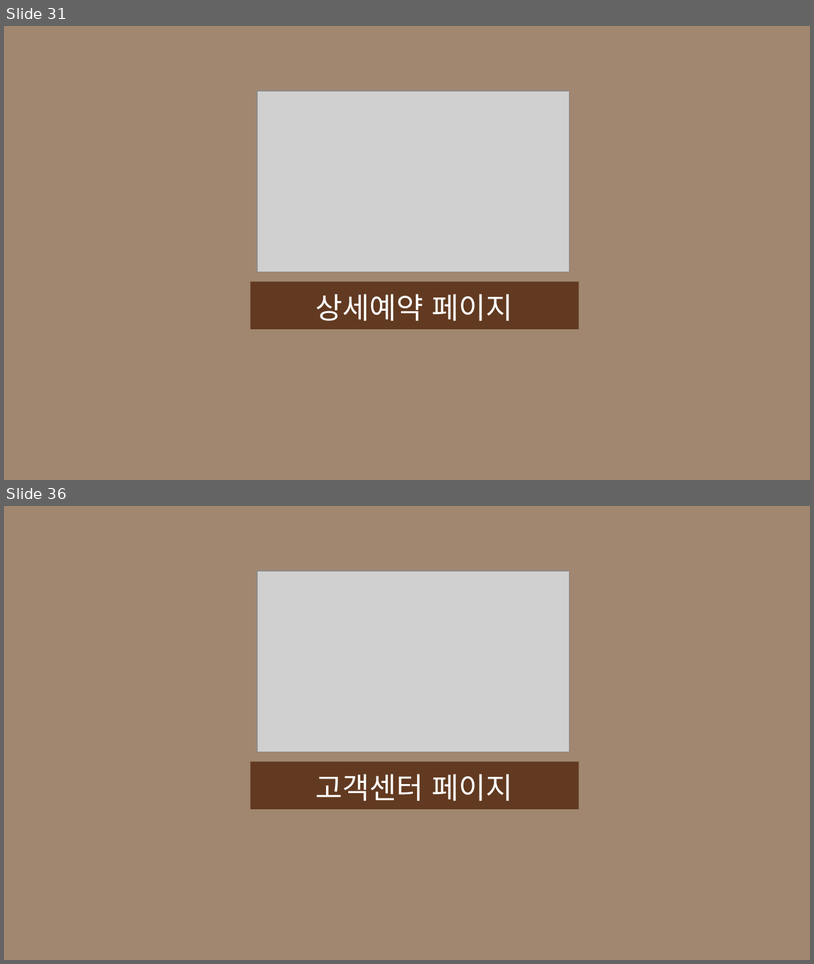
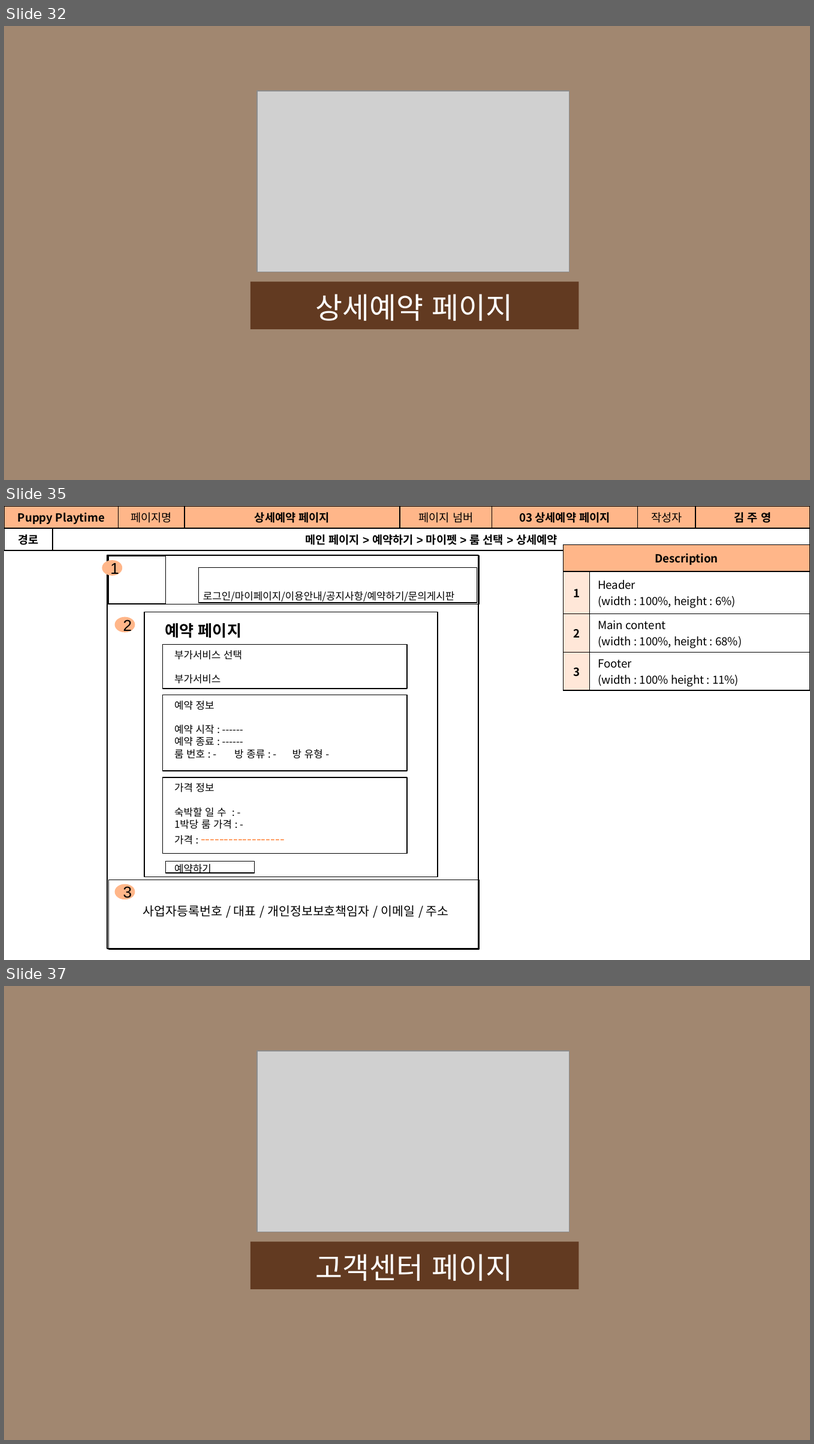
Before and after one commit to Jogging-Kim-Chaebak/PuppyPlaytime, a slide deck: 프로젝트 산출물/9. 스토리보드/Puppy Playtime 사용자 스토리보드.pptx. Shown one above the other, each under a label of ours: slides 31 and 36 before the commit, slides 32, 35 and 37 after it; the slides between them are not shown. The pictures are 814x964 and 814x1444 pixels, drawn with LibreOffice and Linux fonts; fonts in the diff are those of the drawing; grey boxes stand for pictures. Boxes give left, top, right and bottom in pixels: in the first picture for what was removed or moved away, otherwise in the second. Text is boxed around its words. In the diff, an @@ line names an element or a change of style, - is before the commit and + after.

```diff
--- a/프로젝트 산출물/9. 스토리보드/Puppy Playtime 사용자 스토리보드.pptx
+++ b/프로젝트 산출물/9. 스토리보드/Puppy Playtime 사용자 스토리보드.pptx
@@ slide 35 added at (4, 506, 810, 960), background #FFFFFF @@
@@ table added at (4, 506, 810, 547), 2 rows, 8 columns @@
+Puppy Playtime |  | 페이지명 | 상세예약 페이지 | 페이지 넘버 | 03 상세예약 페이지 | 작성자 | 김 주 영
+경로 | 메인 페이지 > 예약하기 > 마이펫 > 룸 선택 > 상세예약 |  |  |  |  |  | 
@@ text added at (12, 510, 129, 525), 10 pt, text #000000, bold @@
+공간(오피스) 대여 시스템
@@ group added at (107, 555, 479, 949): 5 rectangles, 2 texts @@
+사업자등록번호 / 대표 / 개인정보보호책임자 / 이메일 / 주소
+로그인/마이페이지/이용안내/공지사항/예약하기/문의게시판
@@ table added at (563, 545, 810, 689), 4 rows, 2 columns @@
+Description | 
+1 | Header / (width : 100%, height : 6%)
+2 | Main content / (width : 100%, height : 68%)
+3 | Footer / (width : 100% height : 11%)
@@ ellipse added at (103, 561, 121, 574), fill #FFB689, outline #FFB689 2 pt, 14 pt, text #000000 @@
+1
@@ rectangle added at (144, 612, 438, 876), outline #000000 0.75 pt @@
@@ ellipse added at (116, 618, 134, 631), fill #FFB689, outline #FFB689 2 pt, 14 pt, text #000000 @@
+2
@@ text added at (165, 623, 242, 638), 14 pt, text #000000, bold @@
+예약 페이지
@@ rectangle added at (163, 645, 407, 688), outline #000000 0.75 pt @@
@@ text added at (174, 650, 242, 684), 9 pt, text #000000 @@
+부가서비스 선택
+부가서비스
@@ rectangle added at (163, 694, 407, 771), outline #000000 0.75 pt @@
@@ text added at (174, 700, 323, 759), 9 pt, text #000000 @@
+예약 정보
+예약 시작 : ------
+예약 종료 : ------
+룸 번호 : - 방 종류 : - 방 유형 -
@@ rectangle added at (163, 777, 407, 853), outline #000000 0.75 pt @@
@@ text added at (174, 783, 232, 873), 9 pt, text #000000 @@
+가격 정보
+숙박할 일 수 : -
+1박당 룸 가격 : -
+가격 : ------------------
+예약하기
@@ rectangle added at (165, 861, 254, 873), outline #000000 0.75 pt @@
@@ ellipse added at (116, 885, 134, 898), fill #FFB689, outline #FFB689 2 pt, 14 pt, text #000000 @@
+3
@@ what was slide 31 is now slide 32 @@
@@ what was slide 36 is now slide 37 @@
```
Also in this commit, not shown: 5 slides changed, 5 other slides added, 5 slides removed, 9 other files.
